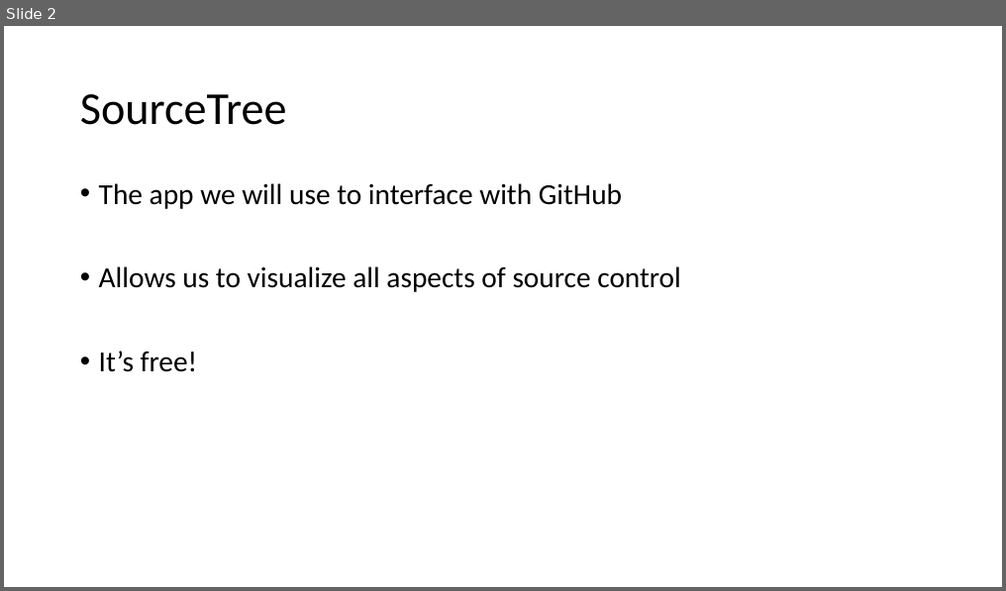
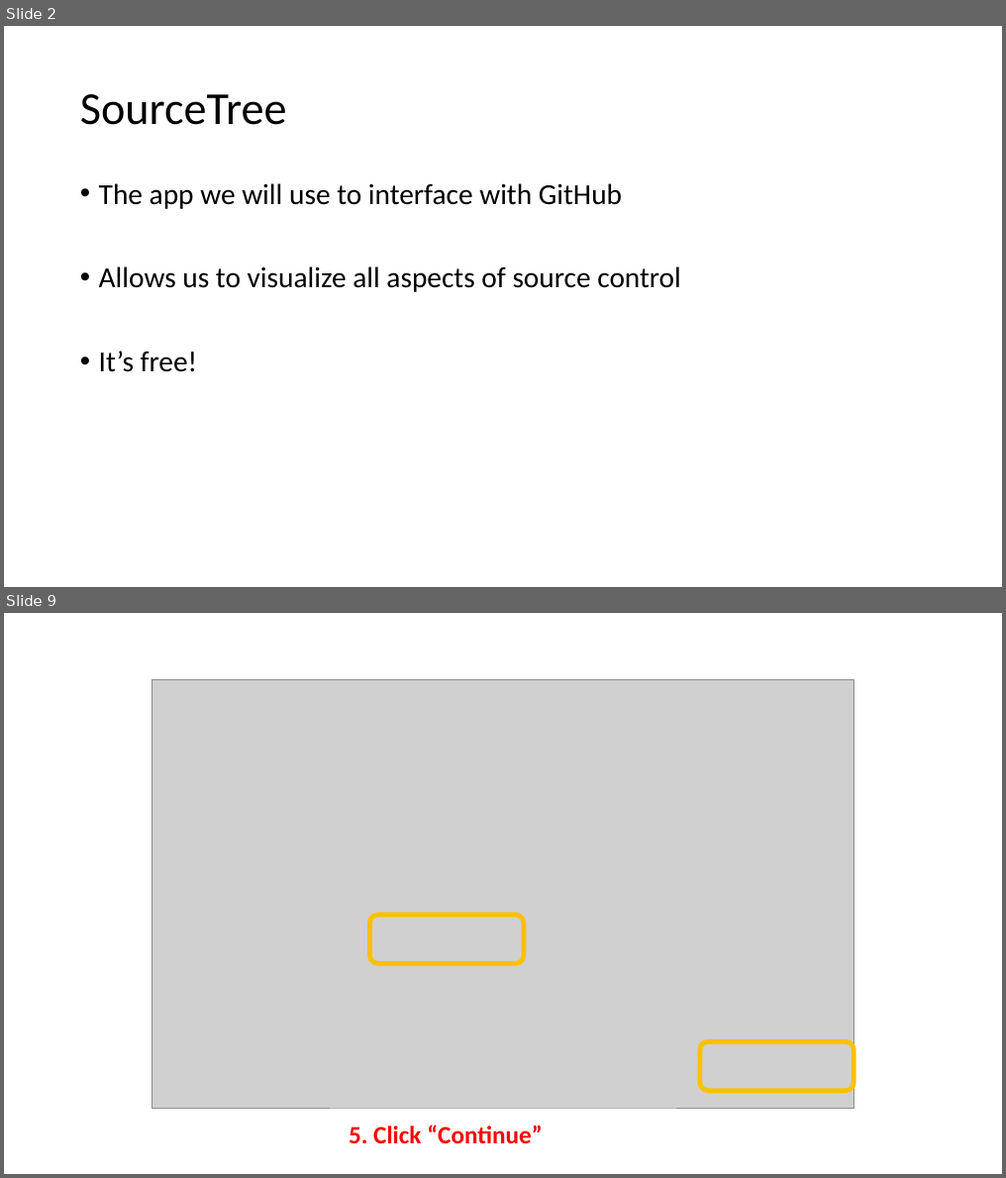
Before and after one commit to gbrunner/programming-for-gis-and-rs, a slide deck: SourceTree Install Instructions.pptx. Shown one above the other, each under a label of ours: slide 2 before the commit, slides 2 and 9 after it; the slides between them are not shown. The pictures are 1006x591 and 1006x1178 pixels, drawn with LibreOffice and Linux fonts; fonts in the diff are those of the drawing; grey boxes stand for pictures. Boxes give left, top, right and bottom in pixels: in the first picture for what was removed or moved away, otherwise in the second. Text is boxed around its words. In the diff, an @@ line names an element or a change of style, - is before the commit and + after.

```diff
--- a/SourceTree Install Instructions.pptx
+++ b/SourceTree Install Instructions.pptx
@@ slide 9 added at (4, 613, 1002, 1174), background #FFFFFF @@
@@ picture added at (152, 679, 854, 1109) @@
@@ rounded rectangle added at (370, 915, 525, 963), outline #FFC000 4.5 pt @@
@@ rounded rectangle added at (700, 1042, 854, 1090), outline #FFC000 4.5 pt @@
@@ text added at (349, 1125, 543, 1145), 24 pt, text #FF0000, bold @@
+5. Click “Continue”
```
Also in this commit, not shown: 1 slide changed, 13 other slides added, 15 slides removed.
